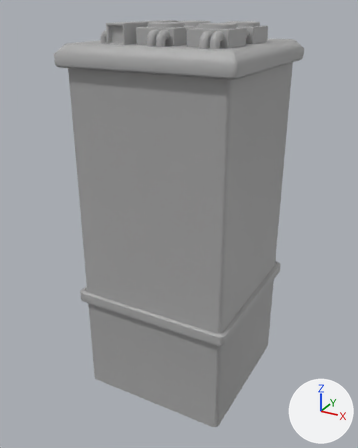
One commit to the FBX model Water Dept/Assets/Models/Houses/House_8_Model.fbx: the scene before it, then after it.
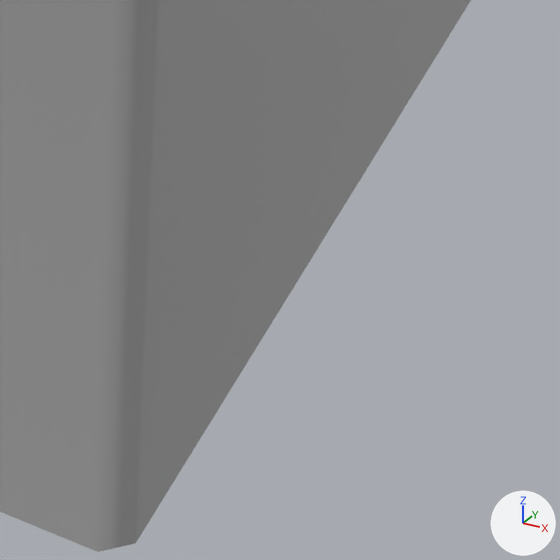
The first picture shows the older version from a camera (50 mm lens) standing at (1.167, -1.932, 1.494) and looking at (0.283, -0.325, 0.691). The close-ups show the older and then the newer version on the part from 56% to 77% of the width and 79% to 96% of the height of that picture. Only the edits that show in the close-ups are written down. Every picture has the same lights, and +X, +Y and +Z are marked at lower right. Where no turn or scale is listed for an object, it has been applied to the vertices.
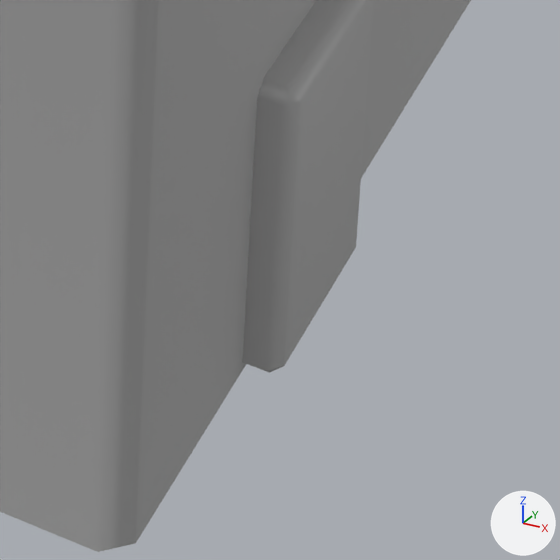
The newer file is also turned or shifted as a whole; pictures and numbers use the older file's frame.

The change, as a list of edits to the scene's bpy script:
```text
Change me_mesh:
    used by ob_polysurface269; location = (0.0, 0.0, 0.0)
    remove me_mesh.from_pydata(...)  # 2820 vertices, 2522 faces; spans x -0.03..0.63, y -0.63..0.03, z -0.002..1.446
    add me_mesh.from_pydata(...)  # 3684 vertices, 3335 faces; spans x -0.03..0.63, y -0.63..0.03, z -0.002..1.446
    me_mesh part 1: a new loose piece of 20 vertices spanning x 0.594..0.622, y -0.443..-0.318, z -0.002..0.198, in mat_standardsurface1 (grey #aaaaaa)
    other edits to the shape of me_mesh do not show in these pictures
```

Pixel boxes [x1, y1, x2, y2] of what changed, in the close-ups (560 x 560 px):
part 1 of me_mesh, added
    after: [242, 0, 374, 372]
